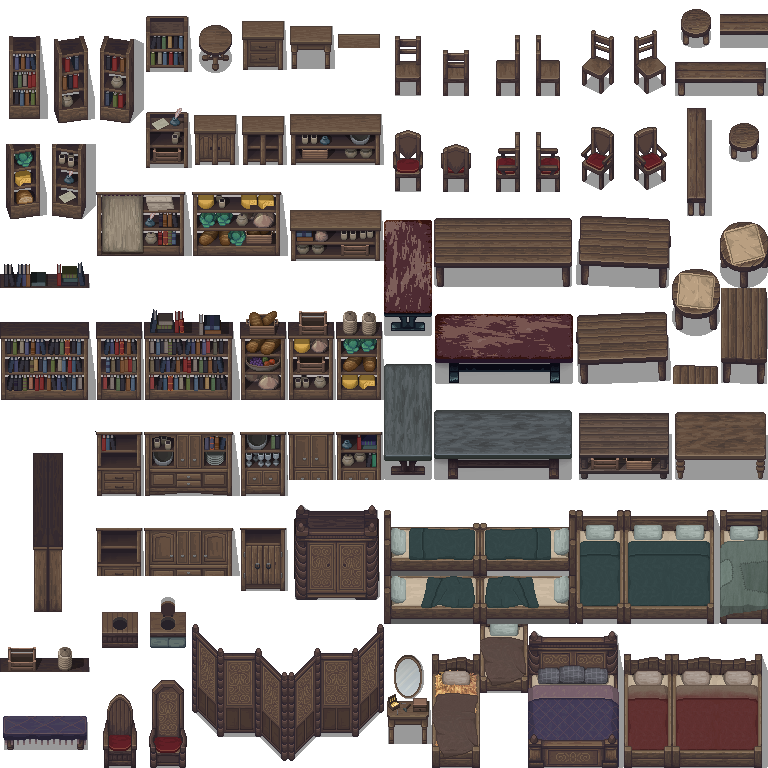
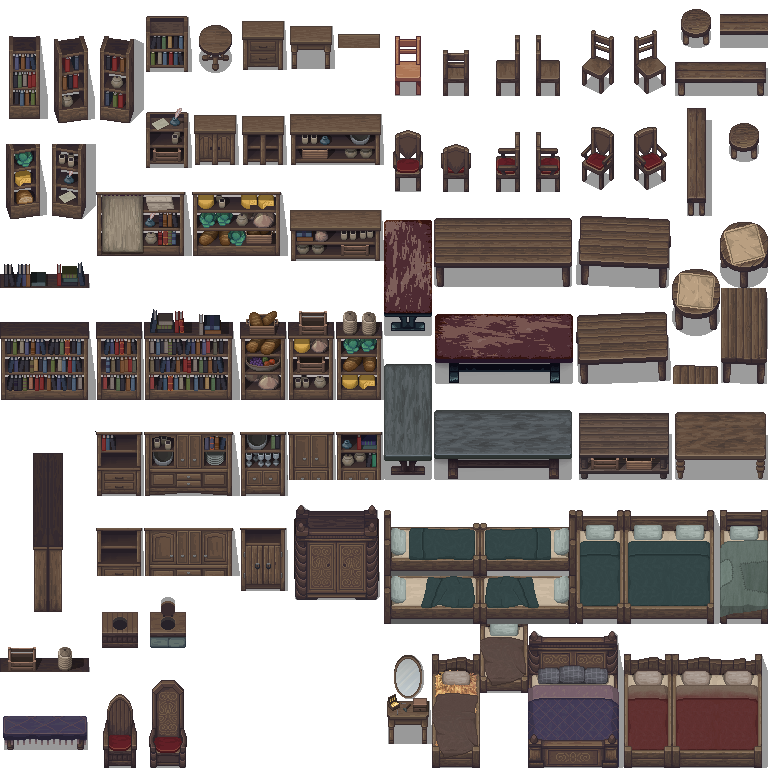
Revision of a layered (768, 768) image; what changed, layer by layer:
added layer "Chair Front" above "Old" over [395, 36, 421, 95]
painted on "Layer 1" over [192, 36, 421, 761]
